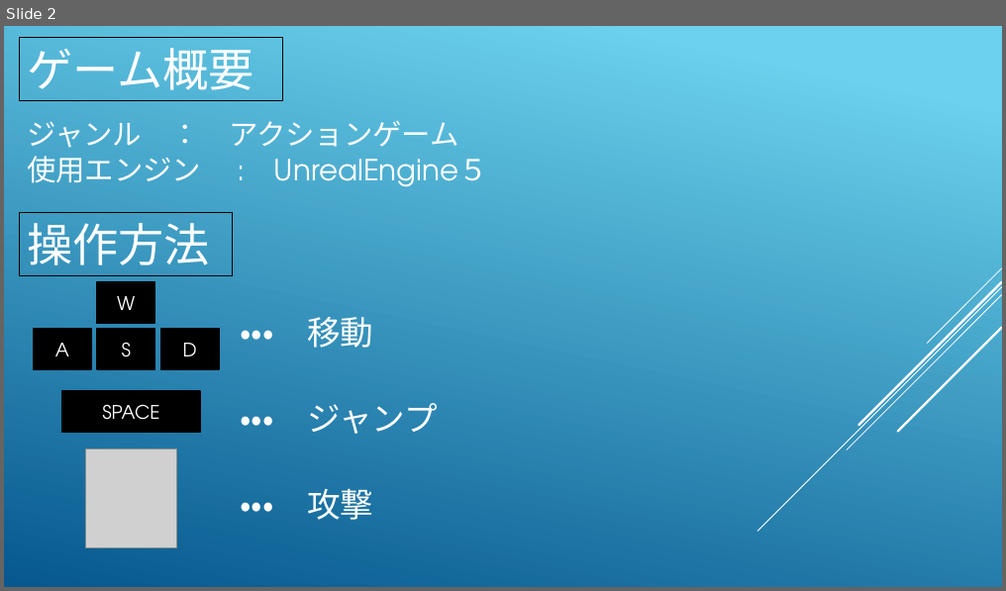
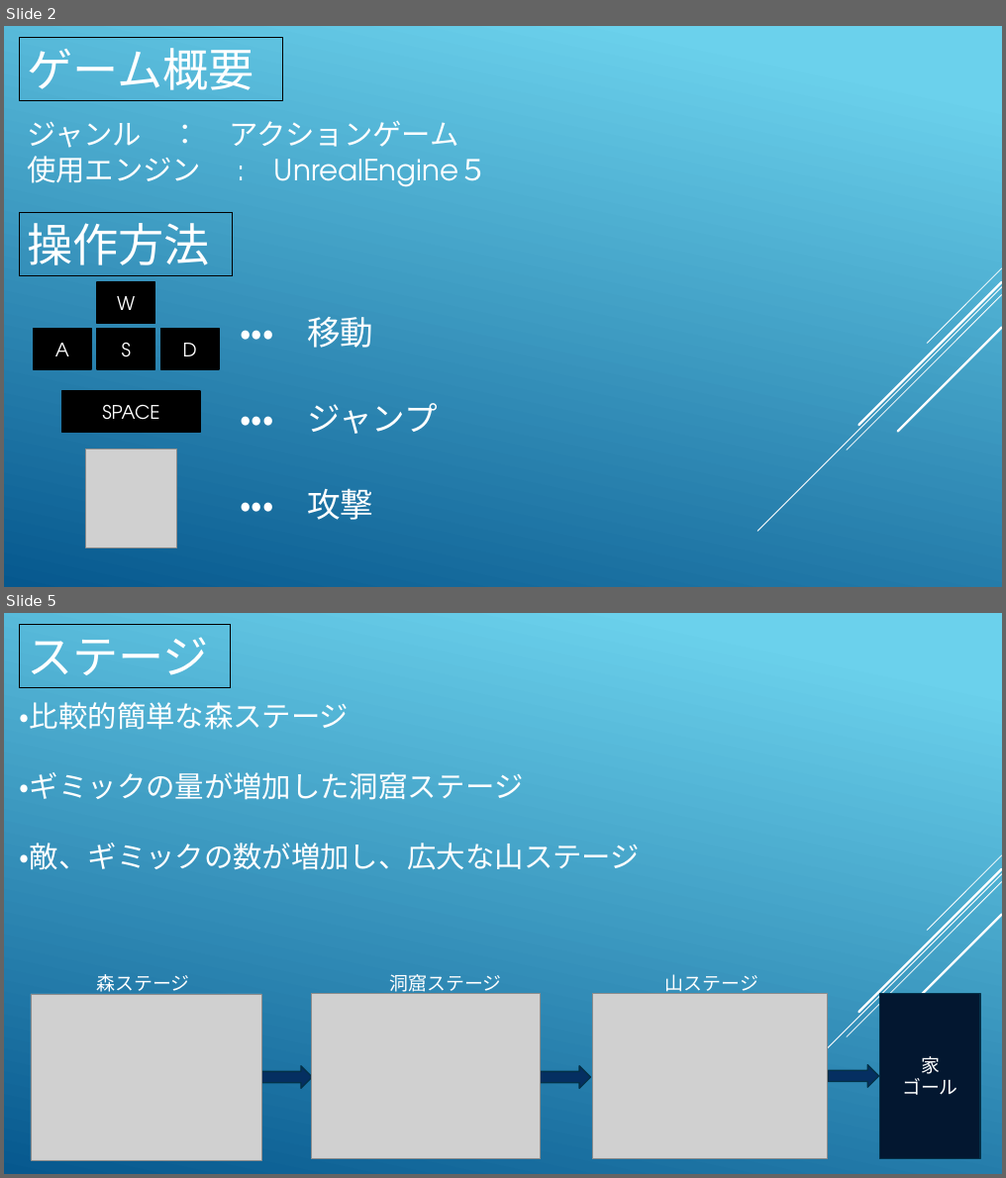
Before and after one commit to KawanoTakumi/2B-Team, a slide deck: Back To Home.pptx. Shown one above the other, each under a label of ours: slide 2 before the commit, slides 2 and 5 after it; the slides between them are not shown. The pictures are 1006x591 and 1006x1178 pixels, drawn with LibreOffice and Linux fonts; fonts in the diff are those of the drawing; grey boxes stand for pictures. Boxes give left, top, right and bottom in pixels: in the first picture for what was removed or moved away, otherwise in the second. Text is boxed around its words. In the diff, an @@ line names an element or a change of style, - is before the commit and + after.

```diff
--- a/Back To Home.pptx
+++ b/Back To Home.pptx
@@ slide 5 added at (4, 613, 1002, 1174), background gradient #6ED2EB to #06588E; not listed: 5 template elements that a slide beside it also shows @@
@@ rectangle added at (20, 625, 231, 688), outline #000000 0.75 pt, 44 pt, text #FFFFFF @@
+ステージ
@@ text added at (20, 702, 640, 870), 28 pt, text #FFFFFF @@
+・比較的簡単な森ステージ
+・ギミックの量が増加した洞窟ステージ
+・敵、ギミックの数が増加し、広大な山ステージ
@@ picture added at (31, 994, 262, 1160) @@
@@ text added at (96, 974, 189, 995), 18 pt, text #FFFFFF @@
+森ステージ
@@ picture added at (312, 994, 541, 1159) @@
@@ text added at (389, 974, 501, 995), 18 pt, text #FFFFFF @@
+洞窟ステージ
@@ picture added at (592, 994, 828, 1159) @@
@@ text added at (665, 974, 758, 995), 18 pt, text #FFFFFF @@
+山ステージ
@@ rectangle added at (880, 993, 980, 1158), fill #031730, outline #043148 1.25 pt, 18 pt, text #FFFFFF @@
+家
+ゴール
@@ right arrow added at (261, 1066, 313, 1089), fill #052F61, outline #043148 1.25 pt @@
@@ right arrow added at (540, 1066, 591, 1089), fill #052F61, outline #043148 1.25 pt @@
@@ right arrow added at (829, 1065, 879, 1087), fill #052F61, outline #043148 1.25 pt @@
```
Also in this commit, not shown: 4 slides changed, 1 other slide added, 5 other files.
